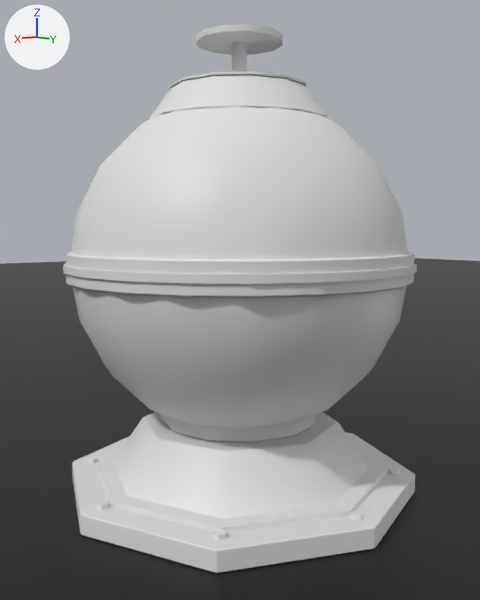
What one commit did to the Blender file design/campus/nodexeus-buildings.blend.
One viewpoint serves both versions: a camera (50 mm lens) standing at (2.95, 3.61, 1.87) and looking at (0.01, 0.02, 1.36). The lights are fixed; the arrows at upper left show +X, +Y and +Z. The older version comes first.

In view in the first picture: 'Ground', 'joint'.
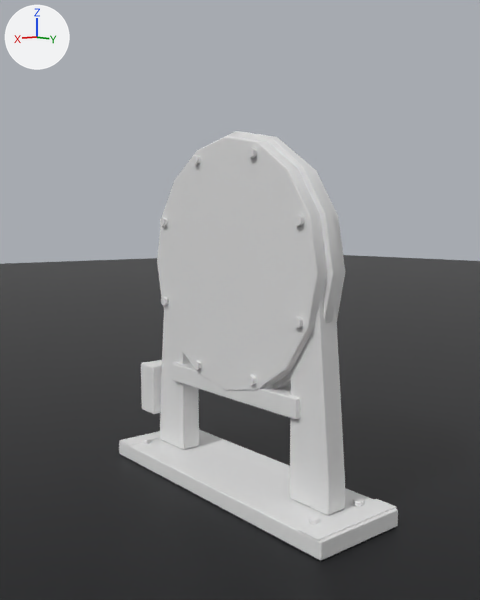
Pixel boxes [x1, y1, x2, y2] of what changed, in the pictures (480 x 600 px):
'joint', hidden: before [63, 24, 417, 573]
'cradle', added: after [119, 131, 398, 561]

Diff of the bpy script that builds the scene:
```diff
--- a/design/campus/nodexeus-buildings.blend.py
+++ b/design/campus/nodexeus-buildings.blend.py
@@ me_cradle @@
+me_cradle.from_pydata(...)  # 552 vertices, 442 faces; spans x -0.35..0.35, y -1.15..1.15, z 0.0..2.52
+me_cradle.materials.append(mat_nx_pipe_baked)  # its picture is missing
@@ ob_joint @@
 ob_joint.location = (0.0, 0.0, 0.0)
+ob_joint.hide_set(True)  # its collection is switched off
@@ ob_cradle @@
+ob_cradle = bpy.data.objects.new('cradle', me_cradle)
+ob_cradle.location = (0.0, 0.0, 0.0)
```
